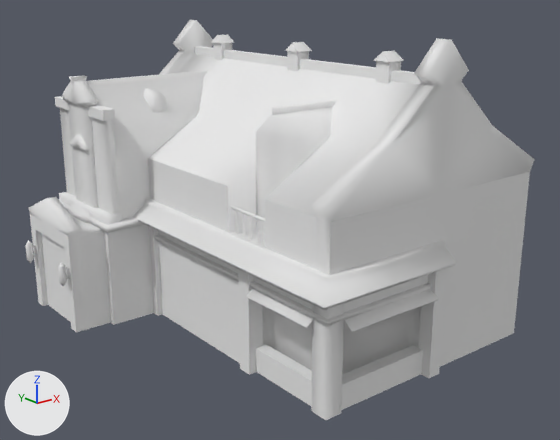
One commit to the OBJ model Internal Engine/mesh/m_hbf011.obj: the scene before it, then after it.
Before and after are seen from a 50 mm lens placed at (-49.0, -138.6, 59.3), pointed at (30.8, -38.8, 19.3). The axes (+X, +Y, +Z) are drawn at lower left. The lights are the same throughout. Where no turn or scale is listed for an object, it has been applied to the vertices.

Script lines for the objects in view, before the commit:
```python
mat_default_obj = principled_material('Default_OBJ')
mat_default_obj.base_color = (0.8, 0.8, 0.8)  # white #e7e7e7
mat_default_obj.roughness = 1.0
me_m_a = bpy.data.meshes.new('m_a')
me_m_a.from_pydata(...)  # 645 vertices, 816 faces; spans x -1.3..61.0, y -70.6..-0.5, z -0.1..51.0
me_m_a.materials.append(mat_default_obj)  # white #e7e7e7
ob_m_a = bpy.data.objects.new('m_a', me_m_a)
ob_m_a.location = (0.0, 0.0, 0.0)
```
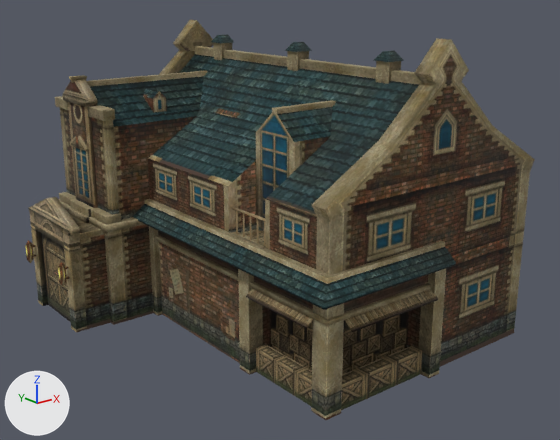
Location of each change, [x1, y1, x2, y2] in pixels of the pictures (560 x 440 px):
'm_a', surface changed (grey to brown)
    both: [25, 20, 535, 420]

Patch to the scene script:
```diff
--- a/Internal Engine/mesh/m_hbf011.obj.py
+++ b/Internal Engine/mesh/m_hbf011.obj.py
@@ img_m_hbf0110000_png @@
+img_m_hbf0110000_png = load_image('m_hbf0110000.png', 'm_hbf0110000.png', 512, 512, 'sRGB')
@@ mat_default_obj @@
 mat_default_obj = principled_material('Default_OBJ')
-mat_default_obj.base_color = (0.8, 0.8, 0.8)  # white #e7e7e7
+mat_default_obj.texture = img_m_hbf0110000_png
 mat_default_obj.roughness = 1.0
```
